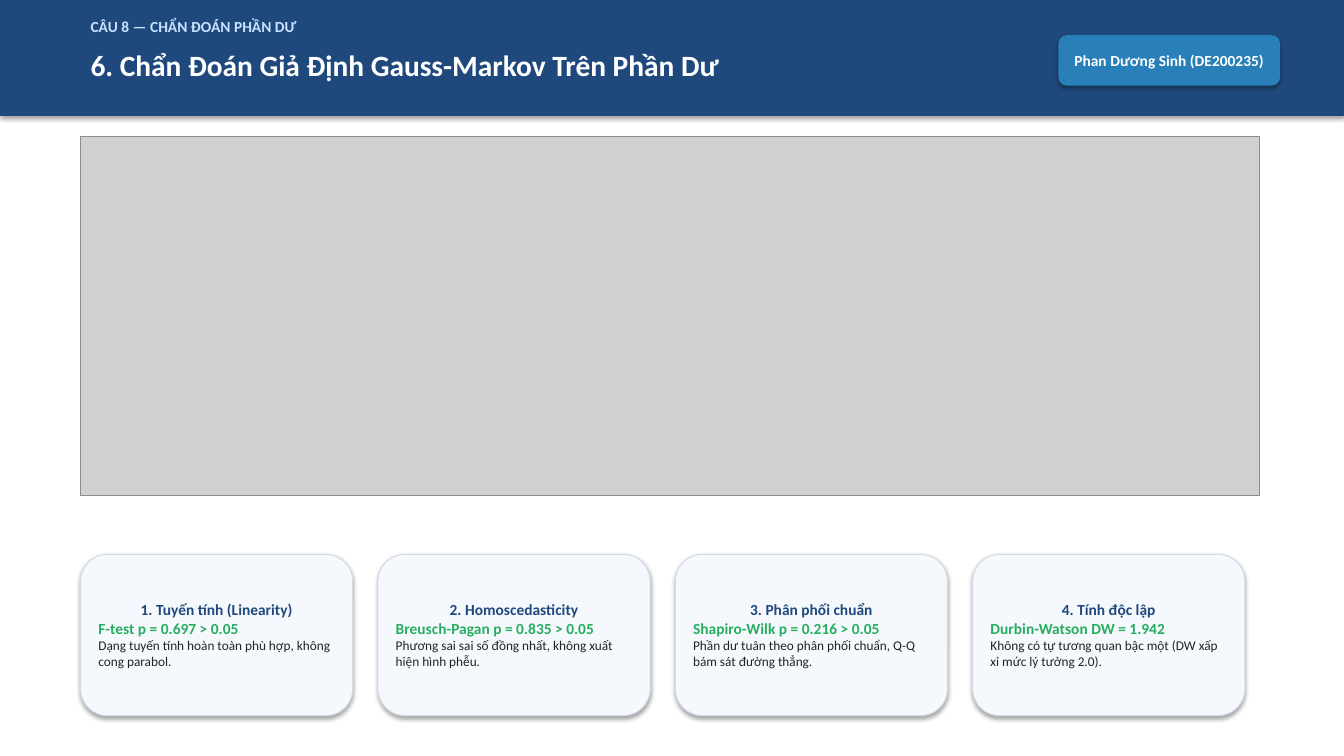
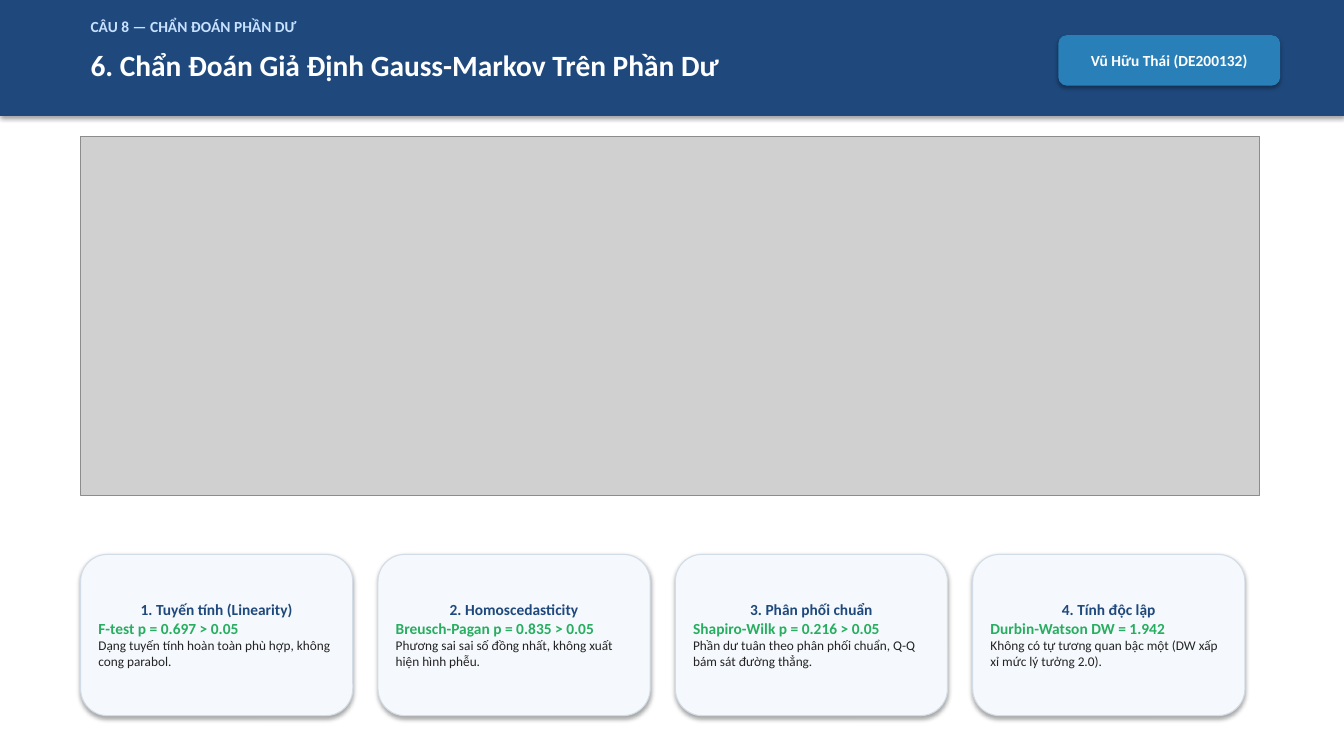
Before and after one commit to hieune321/mas-project-topic1, a slide deck: slide 7 of outputs/reports/Computer_Project_Topic_1_Slides.pptx. Drawn at 1344x756 pixels with LibreOffice and Linux fonts; fonts in the diff are those of the drawing; grey boxes stand for pictures. Boxes give left, top, right and bottom in pixels: in the first picture for what was removed or moved away, otherwise in the second. Text is boxed around its words. In the diff, an @@ line names an element or a change of style, - is before the commit and + after.

```diff
--- a/outputs/reports/Computer_Project_Topic_1_Slides.pptx
+++ b/outputs/reports/Computer_Project_Topic_1_Slides.pptx
@@ text in rounded rectangle at box(1091, 54, 1248, 68): text changed @@
-Phan Dương Sinh (DE200235)
+Vũ Hữu Thái (DE200132)
```
Also in this commit, not shown: 10 other slides changed, 17 other files.
